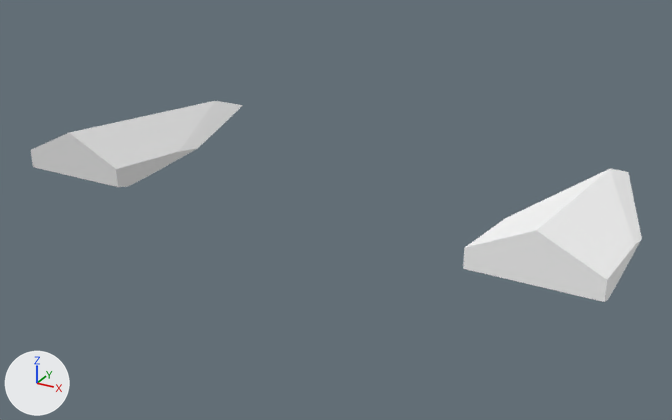
What one commit did to the Blender file wipeout/Wipeout.blend.
Before and after are seen from a 50 mm camera at (8.73, -15.52, 7.34) aimed at (0.11, 0.15, -0.49). Every picture has the same lights, and +X, +Y and +Z are marked at lower left.

The older version as bpy lines, for what is in view:
```python
me_dummyvehicle_mesh = bpy.data.meshes.new('DummyVehicle.mesh')
me_dummyvehicle_mesh.from_pydata(...)  # 18 vertices, 20 faces; spans x -1.2..1.2, y -2.07..4.0, z -0.19..1.04
me_dummyvehicle_mesh.materials.append(mat_dummyvehicle)  # its picture is missing
ob_cube = bpy.data.objects.new('Cube', me_dummyvehicle_mesh)
ob_cube.parent = ob_dummyvehicle_gcol
ob_cube.matrix_parent_inverse = Matrix(((1.0, 0.0, 0.0, 5.0), (0.0, 1.0, 0.0, 0.0), (0.0, 0.0, 1.0, 0.0), (0.0, 0.0, 0.0, 1.0)))
ob_cube.location = (-5.0, 0.0, 0.0)
ob_cube.material_slots[0].link = 'OBJECT'; ob_cube.material_slots[0].material = mat_pmat_metal  # white #e7e7e7
ob_dummyvehicle_mesh = bpy.data.objects.new('DummyVehicle.mesh', me_dummyvehicle_mesh)
ob_dummyvehicle_mesh.parent = ob_dummyvehicle
ob_dummyvehicle_mesh.location = (5.0, 0.0, 0.0)
_m = ob_dummyvehicle_mesh.modifiers.new('EdgeSplit', 'EDGE_SPLIT')
_m.split_angle = 0.00914
_m.use_edge_angle = False
```
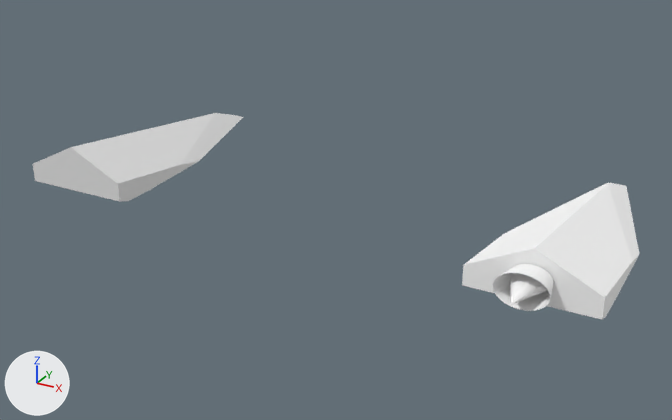
Boxes (x1, y1, x2, y2) around the edits, measured in the pictures (672 x 420 px; the box of a moved part takes in the faces that stretch with it):
'DummyVehicle.mesh', mesh moved: before (463, 169, 642, 302); after (462, 182, 639, 319)
'Cube', mesh moved: before (31, 101, 243, 187); after (33, 113, 243, 202)
'DummyVehicleJet.mesh', added: after (493, 264, 554, 311)
part 1 of me_dummyvehicle_mesh, moved or reshaped: before (31, 101, 642, 302); after (33, 113, 639, 319)

The change, as a diff of the scene's bpy script:
```diff
--- a/wipeout/Wipeout.blend.py
+++ b/wipeout/Wipeout.blend.py
@@ mat_dummyvehiclejet @@
+mat_dummyvehiclejet = diffuse_material('DummyVehicleJet')
+mat_dummyvehiclejet.base_color = (1.0, 1.0, 1.0)  # white #ffffff
@@ me_dummyvehicle_mesh @@
 me_dummyvehicle_mesh.from_pydata(...)  # 18 vertices, 20 faces; spans x -1.2..1.2, y -2.07..4.0, z -0.19..1.04
 # used by ob_cube; parent = ob_dummyvehicle_gcol; location = (-5.0, 0.0, 0.0)
+# me_dummyvehicle_mesh part 1: the whole mesh is moved by (0.0, 0.0, -0.32)
 me_dummyvehicle_mesh.materials.append(mat_dummyvehicle)
@@ me_dummyvehicle_mesh_001 @@
+me_dummyvehicle_mesh_001.from_pydata(...)  # 65 vertices, 64 faces; spans x -0.478..0.478, y -0.983..0.0, z -0.319..0.319
+me_dummyvehicle_mesh_001.materials.append(mat_dummyvehiclejet)  # its picture is missing
@@ ob_dummyvehiclejet_mesh @@
+ob_dummyvehiclejet_mesh = bpy.data.objects.new('DummyVehicleJet.mesh', me_dummyvehicle_mesh_001)
+ob_dummyvehiclejet_mesh.location = (5.0, -2.1, 0.18)
+_m = ob_dummyvehiclejet_mesh.modifiers.new('EdgeSplit', 'EDGE_SPLIT')
+_m.split_angle = 0.00914
+_m.use_edge_angle = False
```
